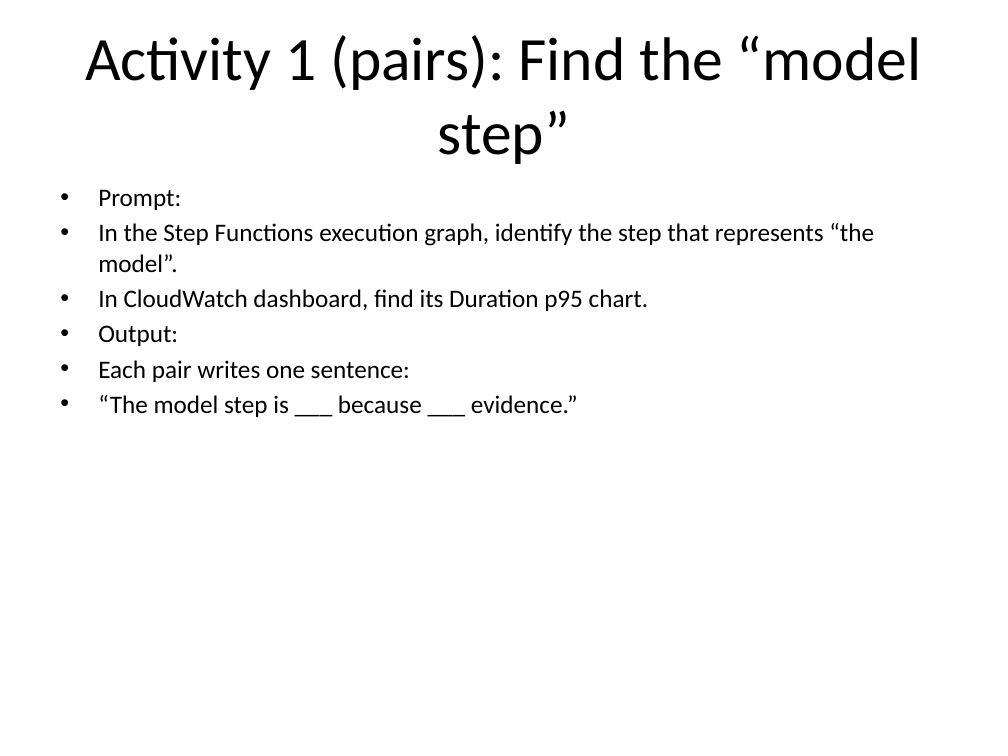
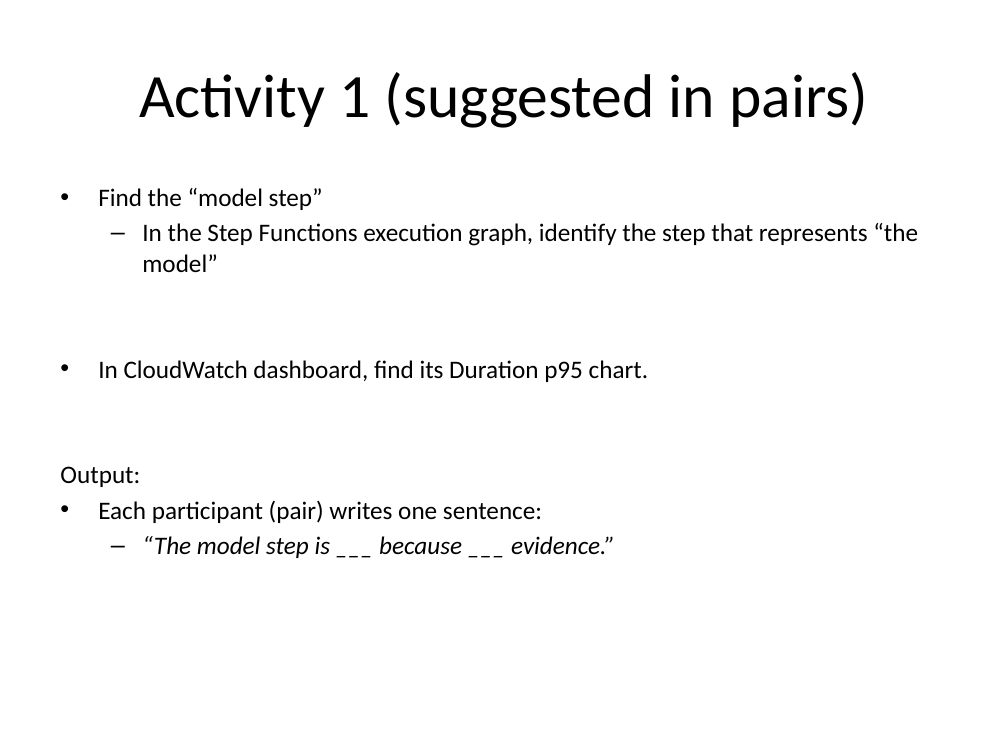
Before and after one commit to Corndel/AI6-5W, a slide deck: slide 13 of slides/morning_deck_scale_or_fail.pptx. Drawn at 1008x756 pixels with LibreOffice and Linux fonts; fonts in the diff are those of the drawing. Boxes give left, top, right and bottom in pixels: in the first picture for what was removed or moved away, otherwise in the second. Text is boxed around its words. In the diff, an @@ line names an element or a change of style, - is before the commit and + after.

```diff
--- a/slides/morning_deck_scale_or_fail.pptx
+++ b/slides/morning_deck_scale_or_fail.pptx
@@ title at bbox=[139, 72, 868, 128]: text changed @@
-Activity 1 (pairs): Find the “model step”
+Activity 1 (suggested in pairs)
@@ text at bbox=[98, 188, 918, 272]: text changed @@
-• Prompt:
-• In the Step Functions execution graph, identify the step that represents “the model”.
+• Find the “model step”
+  – In the Step Functions execution graph, identify the step that represents “the model”
@@ text at bbox=[60, 466, 615, 558]: italic on in "“The model step is ___ because ___ ..."; bullet • to none; bullet • to –; list level 1 to 2 in "“The model step is ___ ..." @@
@@ text at bbox=[98, 500, 542, 523]: text changed @@
-• Each pair writes one sentence:
+• Each participant (pair) writes one sentence:
```
Also in this commit, not shown: 15 other slides changed, 1 slide added, 1 other file.
